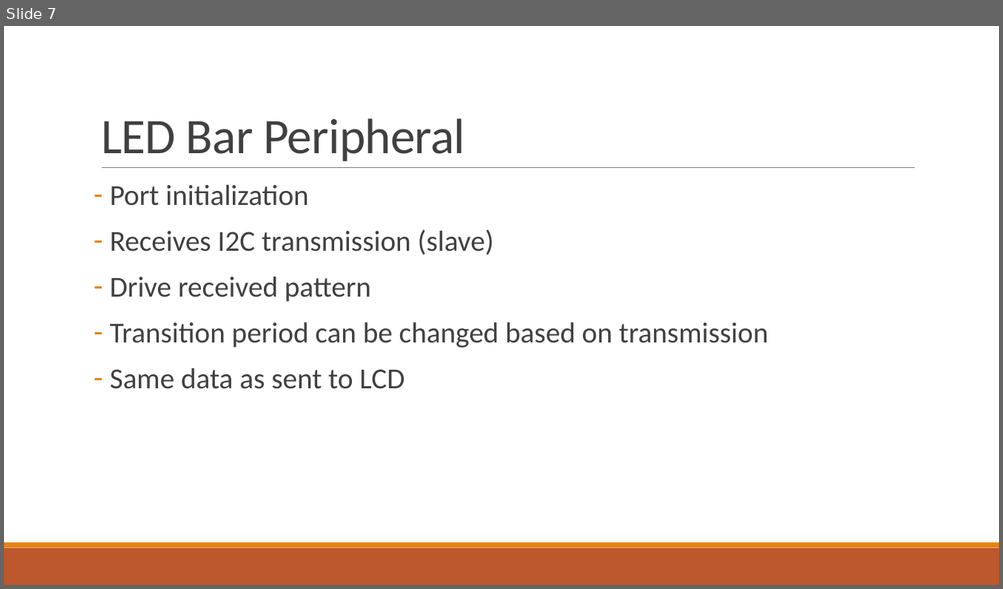
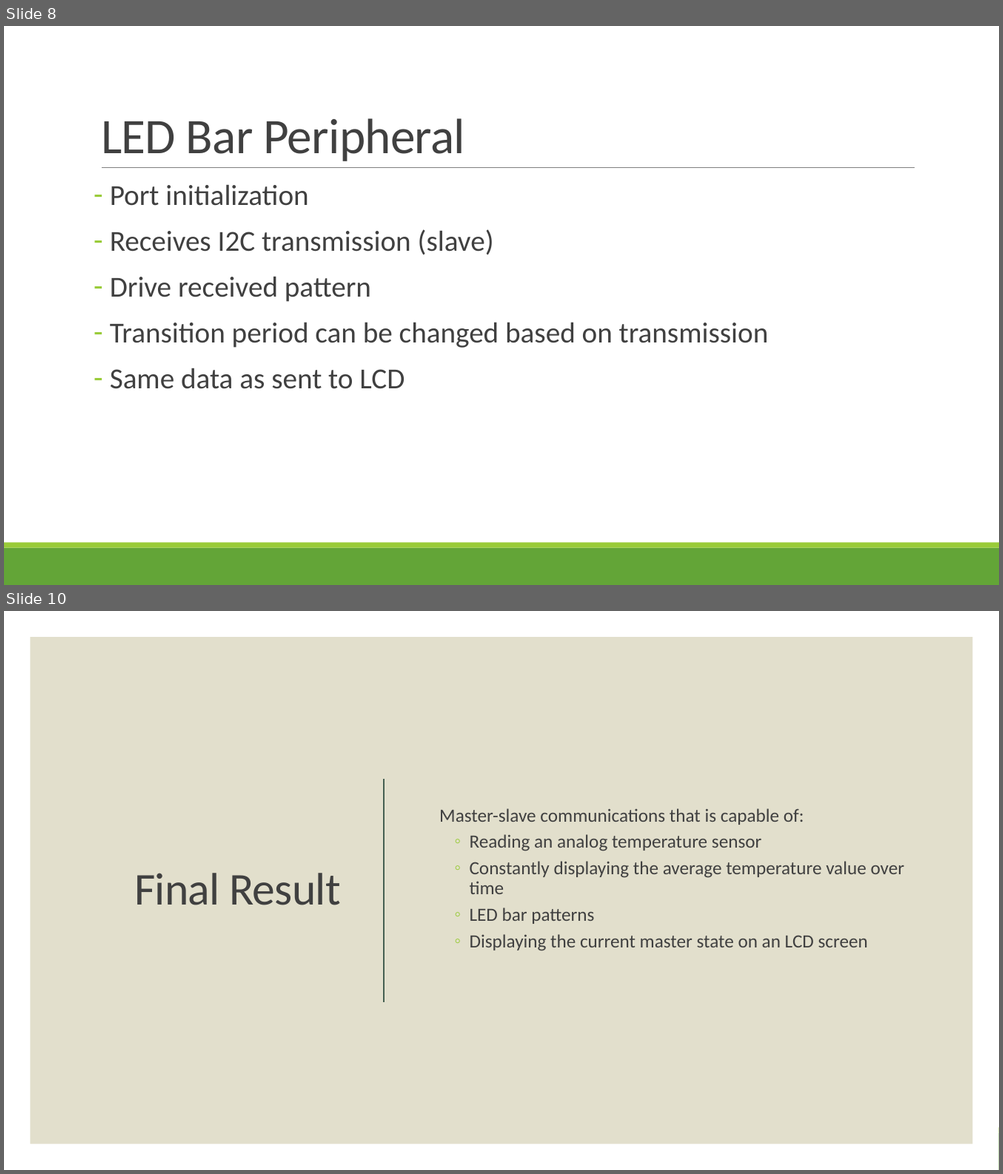
Before and after one commit to msu-eele-465/project5-aaron-beau, a slide deck: docs/assets/project5-presentation.pptx. Shown one above the other, each under a label of ours: slide 7 before the commit, slides 8 and 10 after it; the slides between them are not shown. The pictures are 1003x589 and 1003x1174 pixels, drawn with LibreOffice and Linux fonts; fonts in the diff are those of the drawing. Boxes give left, top, right and bottom in pixels: in the first picture for what was removed or moved away, otherwise in the second. Text is boxed around its words. In the diff, an @@ line names an element or a change of style, - is before the commit and + after.

```diff
--- a/docs/assets/project5-presentation.pptx
+++ b/docs/assets/project5-presentation.pptx
@@ slide 10 added at <box>4,611,999,1170</box>, background #FFFFFF; not listed: 2 template elements that a slide beside it also shows @@
@@ rectangle added at <box>4,611,999,1170</box>, fill #FFFFFF @@
@@ rectangle added at <box>30,637,973,1145</box>, fill #E2DFCC @@
@@ line added from (384, 779) to (384, 1002), #455F51 1.5 pt @@
@@ text added at <box>439,809,905,951</box>, 18 pt, text #404040 @@
+  Master-slave communications that is capable of:
+    ◦ Reading an analog temperature sensor
+    ◦ Constantly displaying the average temperature value over time
+    ◦ LED bar patterns
+    ◦ Displaying the current master state on an LCD screen
@@ title added at <box>134,873,341,906</box>, 44 pt, text #404040 @@
+Final Result
@@ what was slide 7 is now slide 8 @@
@@ slide 8 changed as well @@
@@ text "Port initialization" at <box>110,184,768,389</box>: bullet colour #E48312 to #99CB38 @@
@@ rectangle at <box>4,548,999,585</box>: fill #BD582C to #63A537 @@
@@ rectangle at <box>4,543,999,548</box>: fill #E48312 to #99CB38 @@
```
Also in this commit, not shown: 5 other slides changed, 3 other slides added, 5 slides removed.
